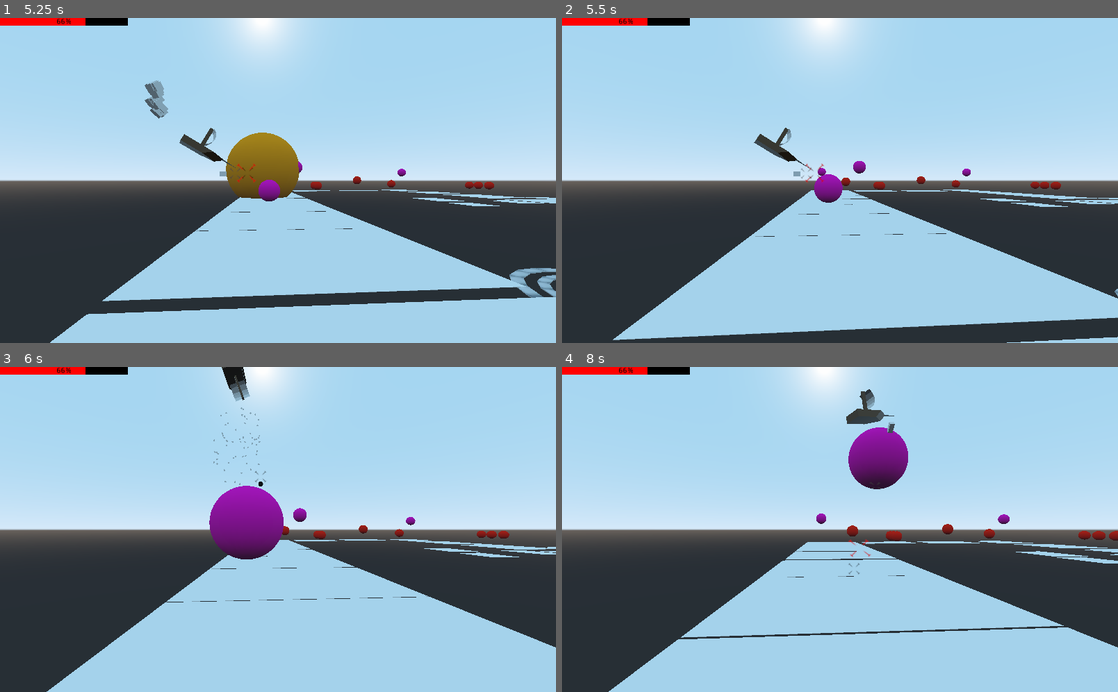
Above: before the commit, frames 1-4 (two rows, left to right).
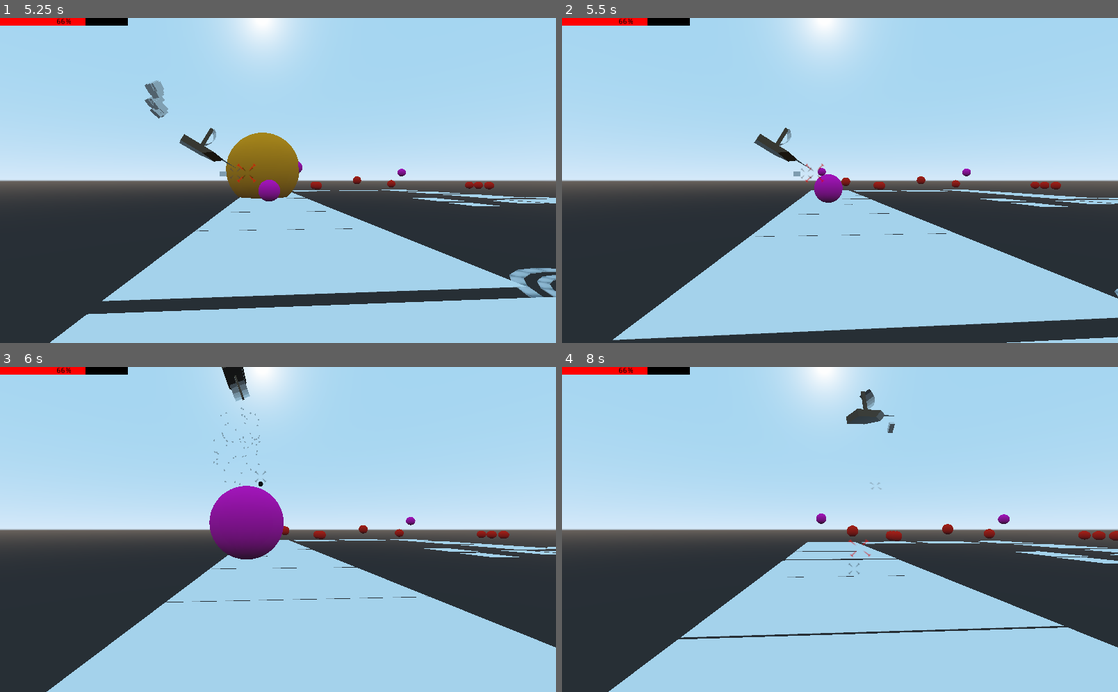
Above: after the commit, the same moments.

Repository: Joren-S-Tier/WolfLance-Alpha
Game: Godot game, scene res://main menu.tscn
Same seed, same stepped clock (60 frames per second), same inputs: the game is played once before the commit and once after it. Sound files missing from this copy of the repository are replaced by a short silence.
Inputs (mouse positions are in pixels of both pictures, inside the frame that each line leads up to):
- Up to frame 1 (5.25 s): click (127, 239) at 0.5 s; move the mouse to (250, 245) at 1.27 s; hold Down (aim_down) 1.28-2.03 s; hold W (move_up) 1.28-2.78 s; click (250, 245) at 1.42 s; move the mouse to (444, 229) at 2.02 s; tap Left (aim_left) at 2.1 s; move the mouse to (111, 131) at 2.77 s; hold Right (aim_right) 2.78-3.53 s; hold A (move_left) 2.78-4.28 s; move the mouse to (305, 180) at 3.52 s; tap Up (aim_up) at 3.6 s; click (305, 180) at 3.67 s; move the mouse to (194, 99) at 4.27 s; hold S (move_down) 4.28-5.03 s; hold Alt (bomb) 4.28-5.03 s; move the mouse to (400, 164) at 5.02 s; hold D (move_right) from 5.03 s (still down); tap Space (boosting) at 5.1 s
- Up to frame 2 (5.5 s): keep holding D (move_right)
- Up to frame 3 (6 s): move the mouse to (166, 545) at 5.77 s; release D (move_right) at 5.78 s; hold W (move_up) from 5.78 s (still down); hold Shift (dodge roll) from 5.78 s (still down); click (166, 545) at 5.92 s
- Up to frame 4 (8 s): move the mouse to (895, 458) at 6.52 s; release W (move_up) at 6.53 s; release Shift (dodge roll) at 6.53 s; hold D (move_right) from 6.53 s (still down); click (895, 458) at 6.6 s; move the mouse to (812, 594) at 7.27 s; hold Down (aim_down) from 7.28 s (still down)

Frame 1 is identical in both runs. In frame 2, less than 0.1% of the frame differs, in the area x 52-55%, y 44-48%; in frame 3, less than 0.1%; in frame 4, 1.6%, in the area x 51-63%, y 18-38%.
Error before the commit: Invalid call. Nonexistent function 'take_damage' in base 'StaticBody'. (res://explosion.gd:34)

Commit message:
explosion check fix

Diff:
--- a/WolfLance-VS-Alpha/aiming reticule.gd
+++ b/WolfLance-VS-Alpha/aiming reticule.gd
@@ -10,6 +10,7 @@
 onready var aimOrient = get_node("/root/main/rail/railcart/ship/aimingOrient")
 
 var noInput = true
+
 
 export var returnspeed = 400
 
@@ -46,4 +47,3 @@
 		#print (position)
 		#print (self.transform.origin)
 		self.transform.origin = position
-		pass
--- a/WolfLance-VS-Alpha/explosion.gd
+++ b/WolfLance-VS-Alpha/explosion.gd
@@ -31,4 +31,5 @@
 	var targets = get_overlapping_bodies()
 	print (targets)
 	for target in targets:
-		target.take_damage(1)
+		if target.is_in_group(("Enemy")):
+			target.take_damage(1)
--- a/WolfLance-VS-Alpha/main menu.tscn
+++ b/WolfLance-VS-Alpha/main menu.tscn
@@ -10,9 +10,6 @@
 margin_right = -401.408
 margin_bottom = -210.0
 script = ExtResource( 2 )
-__meta__ = {
-"_edit_use_anchors_": false
-}
 
 [node name="TextureRect" type="TextureRect" parent="."]
 margin_right = 1425.0
